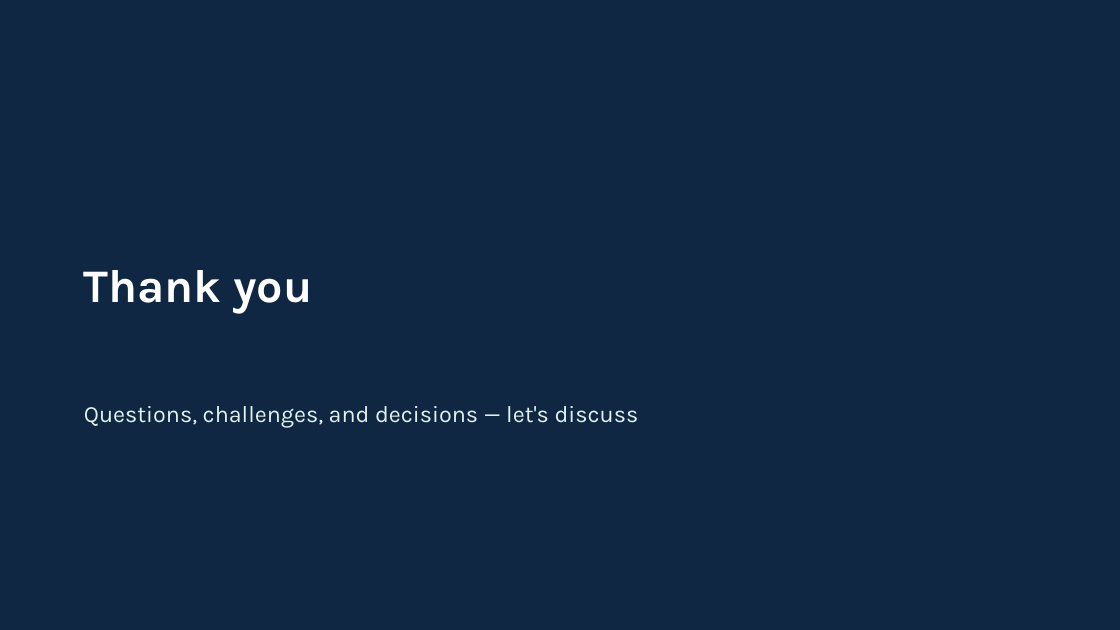
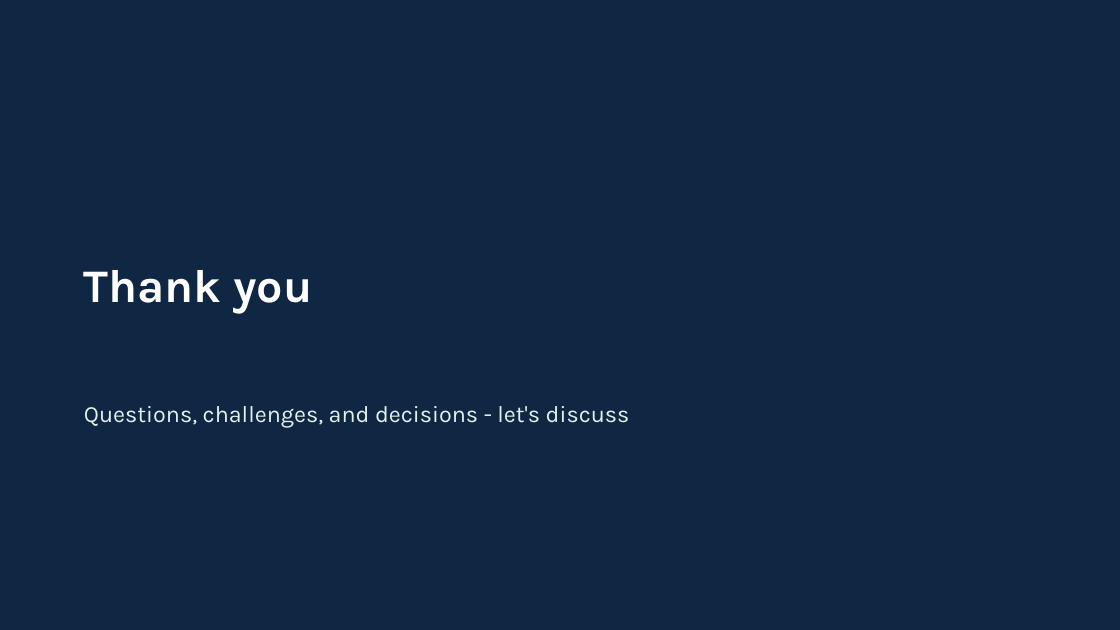
Before and after one commit to VikrantSingh01/md2pptx, a slide deck: slide 12 of examples/leadership-demo.pptx. Drawn at 1120x630 pixels with LibreOffice and Linux fonts; fonts in the diff are those of the drawing. Boxes give left, top, right and bottom in pixels: in the first picture for what was removed or moved away, otherwise in the second. Text is boxed around its words. In the diff, an @@ line names an element or a change of style, - is before the commit and + after.

```diff
--- a/examples/leadership-demo.pptx
+++ b/examples/leadership-demo.pptx
@@ text at bbox=[84, 406, 630, 427]: text changed @@
-Questions, challenges, and decisions — let's discuss
+Questions, challenges, and decisions - let's discuss
```
Also in this commit, not shown: 8 other slides changed, 16 other files.
